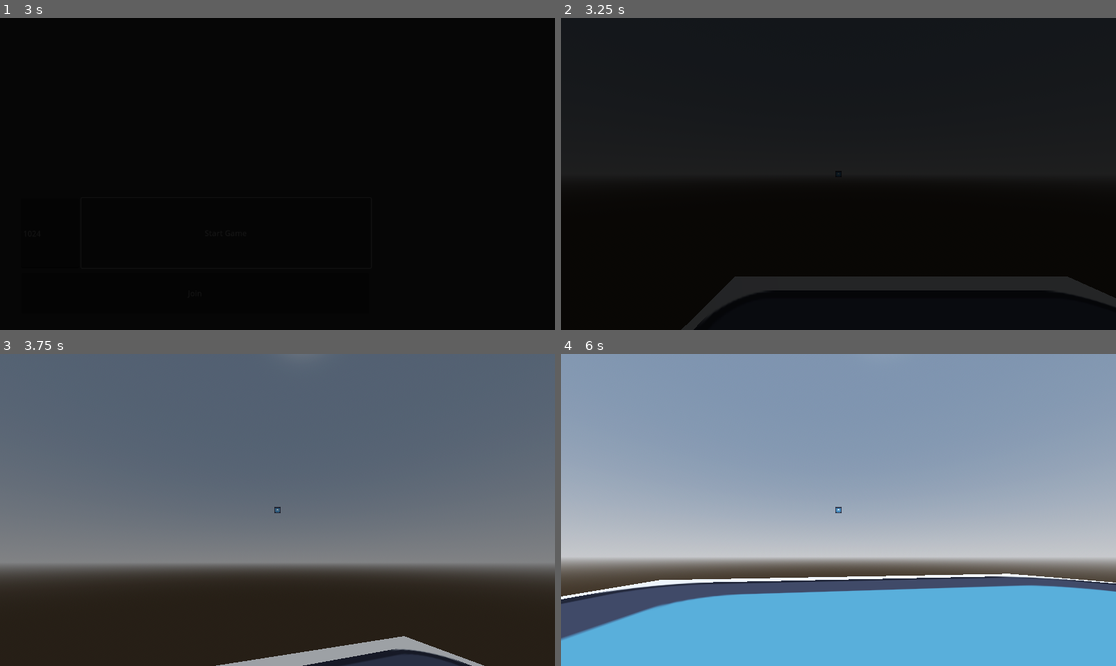
Above: before the commit, frames 1-4 (two rows, left to right).
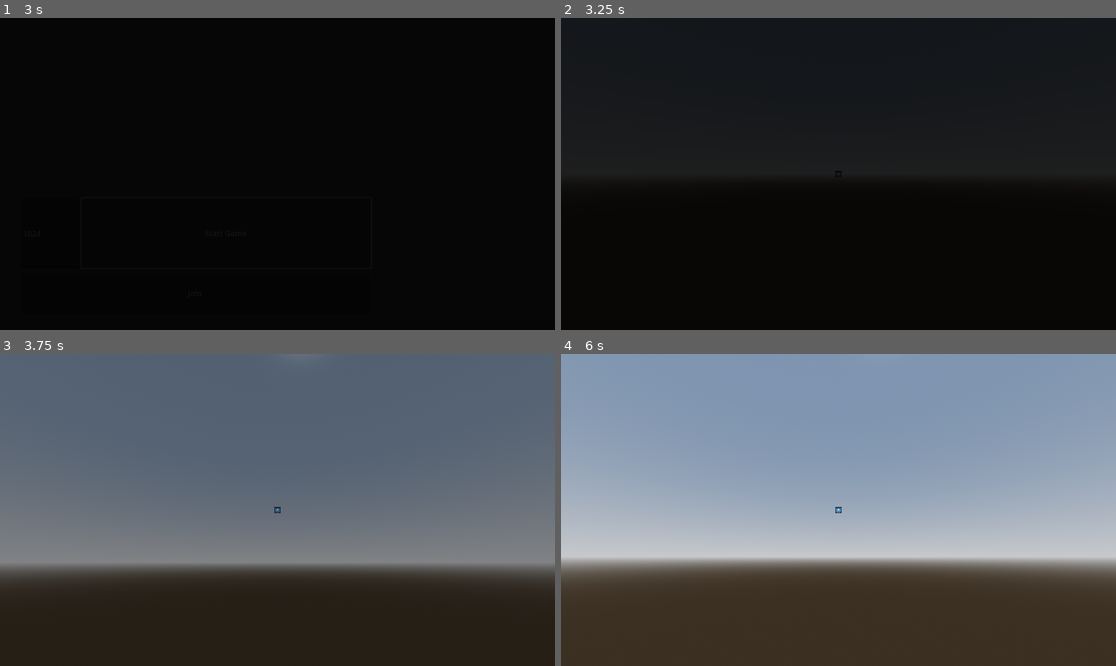
Above: after the commit, the same moments.

Repository: Riyan123410/Hi
Game: Godot game, scene res://scenes/sceneSwitcher.tscn
Two runs of this game, one before a commit and one after it. Both use one fixed random seed, a clock stepped at 60 frames per second and the inputs below. The engine's default icon, where the game draws it, is replaced by a stand-in: a white triangle on a blue panel in a dark square.
Inputs (mouse positions are in pixels of both pictures, inside the frame that each line leads up to):
- Up to frame 1 (3 s): click "Join" at 0.5 s; click "Host" at 1.25 s; click "Start Game" at 2 s; click "Start Game" at 2.75 s
- Up to frame 2 (3.25 s): no input
- Up to frame 3 (3.75 s): move the mouse to (305, 510) at 3.52 s; hold W (forward) from 3.53 s (still down); tap E (interact) at 3.6 s
- Up to frame 4 (6 s): keep holding W (forward); tap Space (jump) at 3.77, 4.52 s; move the mouse to (810, 510) at 4.27 s; tap E (interact) at 4.35, 5.1, 5.85 s; move the mouse to (849, 503) at 5.02 s; tap Enter at 5.75 s; move the mouse to (832, 516) at 5.77 s

Frame 1 is identical in both runs. In frame 2, 3.5% of the frame differs, in the area x 21-100%, y 82-100%; in frame 3, 1.9%; in frame 4, 28%, in the area x 0-100%, y 70-100%.

Commit message:
asteroiiidddd

Diff:
--- /dev/null
+++ b/src/SpaceGame/scenes/objects/obstacles/asteroids/asteroid.tscn
@@ -0,0 +1,21 @@
+[gd_scene load_steps=5 format=3 uid="uid://dc1np3hc0r3bi"]
+
+[ext_resource type="Script" uid="uid://d0foekfmr6cqx" path="res://scripts/obstacles/asteroid.gd" id="1_67mg7"]
+
+[sub_resource type="StandardMaterial3D" id="StandardMaterial3D_dy5ot"]
+albedo_color = Color(0.19607843, 0.19607843, 0.19607843, 1)
+
+[sub_resource type="SphereMesh" id="SphereMesh_67mg7"]
+material = SubResource("StandardMaterial3D_dy5ot")
+
+[sub_resource type="BoxShape3D" id="BoxShape3D_8xtf1"]
+size = Vector3(1.2194014, 1.1442418, 1.3161411)
+
+[node name="MeshInstance3D" type="MeshInstance3D"]
+mesh = SubResource("SphereMesh_67mg7")
+script = ExtResource("1_67mg7")
+
+[node name="Area3D" type="Area3D" parent="."]
+
+[node name="CollisionShape3D" type="CollisionShape3D" parent="Area3D"]
+shape = SubResource("BoxShape3D_8xtf1")
--- a/src/SpaceGame/scenes/objects/spaceShip/spaceShip.tscn
+++ b/src/SpaceGame/scenes/objects/spaceShip/spaceShip.tscn
@@ -13,6 +13,18 @@
 
 [sub_resource type="CylinderMesh" id="CylinderMesh_ad726"]
 material = SubResource("StandardMaterial3D_mo5ks")
+
+[sub_resource type="SceneReplicationConfig" id="SceneReplicationConfig_4ijwy"]
+properties/0/path = NodePath(".:rotation")
+properties/0/spawn = true
+properties/0/replication_mode = 1
+properties/1/path = NodePath(".:position")
+properties/1/spawn = true
+properties/1/replication_mode = 1
+
+[sub_resource type="CylinderShape3D" id="CylinderShape3D_4ijwy"]
+height = 2.677246
+radius = 3.1542969
 
 [node name="SpaceShip" type="Node3D" node_paths=PackedStringArray("steering", "shipSpeed")]
 script = ExtResource("1_aoyv4")
@@ -35,3 +47,12 @@
 
 [node name="SpaceShipSpeed" parent="." instance=ExtResource("3_4ijwy")]
 transform = Transform3D(1, 0, 0, 0, 1, 0, 0, 0, 1, 1.044942, 0.11053276, -1.89296)
+
+[node name="MultiplayerSynchronizer" type="MultiplayerSynchronizer" parent="."]
+replication_config = SubResource("SceneReplicationConfig_4ijwy")
+
+[node name="Area3D" type="Area3D" parent="."]
+
+[node name="CollisionShape3D" type="CollisionShape3D" parent="Area3D"]
+transform = Transform3D(1, 0, 0, 0, 1, 0, 0, 0, 1, 0, 0.33862305, 0)
+shape = SubResource("CylinderShape3D_4ijwy")
--- a/src/SpaceGame/scenes/player/player.tscn
+++ b/src/SpaceGame/scenes/player/player.tscn
@@ -38,7 +38,7 @@
 transform = Transform3D(1, 0, 0, 0, 1, 0, 0, 0, 1, 0, -0.008519888, -0.1752395)
 
 [node name="RayCast3D" type="RayCast3D" parent="player3D/Head"]
-transform = Transform3D(1, 0, 0, 0, -5.2332062e-08, -0.9999998, 0, 1.1972181, -4.3711378e-08, 0, -0.1498363, -0.40377474)
+transform = Transform3D(1, 0, 0, 0, -8.032675e-08, -0.99999976, 0, 1.837662, -4.3711374e-08, 0, -0.1498363, -0.40377474)
 
 [node name="MeshInstance3D" type="MeshInstance3D" parent="player3D"]
 mesh = SubResource("CapsuleMesh_qhqgy")
--- a/src/SpaceGame/scenes/worlds/game.tscn
+++ b/src/SpaceGame/scenes/worlds/game.tscn
@@ -1,10 +1,11 @@
-[gd_scene load_steps=9 format=3 uid="uid://dc8u5st0v7cuc"]
+[gd_scene load_steps=10 format=3 uid="uid://dc8u5st0v7cuc"]
 
 [ext_resource type="Script" uid="uid://dl2tp02e3ni50" path="res://scripts/sceneScripts/multiplayerSetup.gd" id="1_sxdjj"]
 [ext_resource type="PackedScene" uid="uid://dlamcauoiqauo" path="res://scenes/player/player.tscn" id="2_3wcec"]
 [ext_resource type="PackedScene" uid="uid://b6irrne6g174s" path="res://scenes/objects/button.tscn" id="3_3wcec"]
 [ext_resource type="PackedScene" uid="uid://dvymktxc782ww" path="res://scenes/objects/spaceShip/spaceShip.tscn" id="4_d4ef8"]
 [ext_resource type="Texture2D" uid="uid://1d7eexj3bkmg" path="res://icon.svg" id="4_pah46"]
+[ext_resource type="Script" uid="uid://d14hi38r3kvkl" path="res://scripts/obstacles/asteroidSpawner.gd" id="6_a0dhw"]
 
 [sub_resource type="ProceduralSkyMaterial" id="ProceduralSkyMaterial_nn8y0"]
 
@@ -24,24 +25,17 @@
 
 [node name="stage" type="Node3D" parent="."]
 
-[node name="Button" parent="stage" instance=ExtResource("3_3wcec")]
-transform = Transform3D(1, 0, 0, 0, 1, 0, 0, 0, 1, -4.839715, -7.8236556, 3.178783)
-
-[node name="CSGBox3D" type="CSGBox3D" parent="stage"]
-transform = Transform3D(1, 0, 0, 0, 1, 0, 0, 0, 1, 1.704916, -8.592035, 1.6402245)
-use_collision = true
-size = Vector3(34.300354, 1, 39.535004)
-
 [node name="SpaceShip" parent="stage" instance=ExtResource("4_d4ef8")]
-transform = Transform3D(1, 0, 0, 0, 1, 0, 0, 0, 1, -4.7717953, -7.9577327, 2.9730215)
 
 [node name="MultiplayerSpawner" type="MultiplayerSpawner" parent="stage/SpaceShip"]
 _spawnable_scenes = PackedStringArray("uid://dlamcauoiqauo")
 spawn_path = NodePath("..")
 
-[node name="Sprite3D" type="Sprite3D" parent="stage"]
-transform = Transform3D(25.302582, 0, 0, 0, 0, 1.0000001, 0, 28.448067, 0, 1.5833242, -8.080357, 2.5903287)
-texture = ExtResource("4_pah46")
+[node name="Button" parent="stage/SpaceShip" instance=ExtResource("3_3wcec")]
+transform = Transform3D(1, 0, 0, 0, 1, 0, 0, 0, 1, -0.06791973, 0.13407707, 0.20576143)
+
+[node name="asteroidSpawner" type="Node3D" parent="stage"]
+script = ExtResource("6_a0dhw")
 
 [node name="envrionment" type="Node3D" parent="."]
 
--- a/src/SpaceGame/scripts/interactables/gameSetupButton.gd
+++ b/src/SpaceGame/scripts/interactables/gameSetupButton.gd
@@ -6,10 +6,10 @@
 func _ready() -> void:
 	sceneSwitcher = $"/root/sceneSwitcher"
 
-func interactAction(player):
+func interactAction(player : CharacterBody3D):
 	var gameSetupWindowInstance = gameSetupWindow.instantiate()
 	sceneSwitcher.add_child(gameSetupWindowInstance)
-	player._setMovement(false)
+	player._setPause(false)
 	rpc("RPCdelete")
 
 @rpc("any_peer", "call_local")
--- a/src/SpaceGame/scripts/interactables/shipSpeed.gd
+++ b/src/SpaceGame/scripts/interactables/shipSpeed.gd
@@ -1,10 +1,16 @@
 extends interactable
 
-var isMoving = false
+var player = null
 
-func interactAction(_player):
-	isMoving = true
+func interactAction(_player : CharacterBody3D):
+	if !usingControl:
+		player = _player
+		player.enableMovement = false
+		usingControlLocal = true
+		rpc("RPCusingControlTrue")
 
 func _process(_delta: float) -> void:
-	if Input.is_action_just_released("interact"):
-		isMoving = false
+	if usingControlLocal and Input.is_action_just_released("interact"):
+		player.enableMovement = true
+		usingControlLocal = false
+		rpc("RPCusingControlFalse")
--- a/src/SpaceGame/scripts/interactables/steeringWheel.gd
+++ b/src/SpaceGame/scripts/interactables/steeringWheel.gd
@@ -1,10 +1,11 @@
 extends interactable
 
-var isSteering = false
-
-func interactAction(player):
-	isSteering = !isSteering
-	if isSteering:
-		player._setMovement(false)
-	else:
-		player._setMovement(true)
+func interactAction(_player : CharacterBody3D):
+	if !usingControl:
+		_player.enableMovement = false
+		usingControlLocal = true
+		rpc("RPCusingControlTrue")
+	elif usingControlLocal:
+		_player.enableMovement = true
+		usingControlLocal = false
+		rpc("RPCusingControlFalse")
--- /dev/null
+++ b/src/SpaceGame/scripts/obstacles/asteroid.gd
@@ -0,0 +1,60 @@
+class_name Asteroid extends MeshInstance3D
+
+var sceneSwitcher = null
+var tween:Tween
+
+var radius = 1000
+
+func _ready() -> void:
+	sceneSwitcher = $"/root/sceneSwitcher"
+
+	await get_tree().process_frame
+	if global_position.distance_squared_to(Vector3(3850, 3850, 3850)) < radius * radius:
+		var mat = self.get_active_material(0)
+		if mat:
+			mat = mat.duplicate()
+			self.set_surface_override_material(0, mat)
+			mat.albedo_color = Color(1, 0, 0)
+
+func swell_in(target_scale:float) -> void:
+	# Asteroids appear very small and tween their scale up
+	# to full size, so it's less noticeable when distant
+	# asteroids appear out of nowhere.
+	tween = create_tween()
+	tween.tween_property(self, 'scale',
+		Vector3(target_scale, target_scale, target_scale),
+		5.0) # 5 seconds
+
+func shrink_out() -> void:
+	# Asteroids shirink down to scale 1 before self deleting
+	# to make it look better when the asteroid is getting removed,
+	# in case the player is looking.
+	if tween:
+		tween.kill()
+	# Shrink down then queue free
+	tween = create_tween()
+	tween.tween_property(self, 'scale',
+		Vector3(1.0, 1.0, 1.0),
+		5.0) # 5 seconds
+	await tween.finished
+	queue_free()
+
+
+
+
+
+
+
+
+
+
+
+#extends Node
+#
+#var cubeSize = 20
+#
+## Called when the node enters the scene tree for the first time.
+#func _ready() -> void:
+	#var obstacle = get_parent()
+	#if abs(obstacle.position.x) < cubeSize and abs(obstacle.position.y) < cubeSize and abs(obstacle.position.z) < cubeSize:
+		#obstacle.queue_free()
--- /dev/null
+++ b/src/SpaceGame/scripts/obstacles/asteroidSpawner.gd
@@ -0,0 +1,202 @@
+class_name AsteroidField extends Node3D
+
+var asteroids = [
+	preload("res://scenes/objects/obstacles/asteroids/asteroid.tscn")
+	]
+
+var player = null
+
+const RADIUS:int = 5 # The grid "radius." aka: Half the number of grid cells minus 1. Use an odd number so that a middle exists.
+var WIDTH := 2*RADIUS+1 # Width (in cells) of the cube
+const GRID_SIZE:int = 700 # Width in meters of a sub-cube DEFAULT: 800
+const DENSITY:float = 0.4 # percentage of grid cells containing asteroids DEFAULT: 8%
+const MIN_SCALE:float = 5.0 # Minimum scale of the asteroids DEFAULT: 50
+const MAX_SCALE:float = 500.0 # Maximum scale of the asteroids DEFAULT: 1200
+
+var asteroid_array:Array # Array of asteroids in each cell (if any).
+var position_array:Array # Array of positions at the center of each cell.
+var center := Vector3i.ZERO # Possibly previous (or current) cell index of the player
+var player_center := Vector3i.ZERO # Current cell index of the player
+
+# This function is used instead of the _ready function
+# because the Global player reference needs to be set before the
+# asteroid field, since the player is referenced in this function.
+func generate_field(playerInput) -> void:
+	player = playerInput
+	# Center the player in the middle of the asteroid field.
+	# If the radius is 1 then there will be a 3x3 cube of asteroids
+	# around the player. The player is then positioned at
+	# (RADIUS+0.5) * GRID_SIZE
+	# RADIUS is 1 and index 1 is in the center of 0,1,2
+	# Add 0.5 and mult by GRID_SIZE to be in the global position center.
+	player.global_position = Vector3(RADIUS+0.5, RADIUS+0.5, RADIUS+0.5) * GRID_SIZE
+	# You MUST use floor here, otherwise the player can become
+	# off center, because when integer division rounds "down"
+	# everything from -0.999 to 0.999 becomes zero, but that
+	# is a nearly 2-wide space, whereas the distance between
+	# every other pair of integers is 1.
+	player_center= Vector3i(floor(player.global_position/GRID_SIZE))
+	center = Vector3i(player_center)
+	#print('Player global pos: '+str(Global.player.global_position))
+	#print('Player center: '+str(player_center))
+	#print('center: '+str(center))
+
+	# Random seed for consistency, but also make sure to choose
+	# a seed and DENSITY such that an asteroid never spawns
+	# at the same position as the player.
+	seed(83833)
+	# Create the cube of asteroids around the player
+	var pos:Vector3
+	for i in WIDTH:
+		var matrix:=Array()
+		var matrix2:=Array()
+		for j in WIDTH:
+			var row:=Array()
+			var row2:=Array()
+			for k in WIDTH:
+				pos = Vector3(i+0.5,j+0.5,k+0.5) * GRID_SIZE
+				row.push_back(create_asteroid(pos, false))
+				row2.push_back(pos)
+			matrix.push_back(row)
+			matrix2.push_back(row2)
+		asteroid_array.push_back(matrix)
+		position_array.push_back(matrix2)
+	#print('asteroid array dimensions')
+	#print(asteroid_array.size())
+	#print(asteroid_array[0].size())
+	#print(asteroid_array[0][0].size())
+	#print('=====================================')
+
+
+# Randomly create an asteroid (or not) at the given position.
+# Returns the new asteroid or null.
+func create_asteroid(pos:Vector3, grow_in:=true) -> Asteroid:
+	if randf() > DENSITY:
+		return null
+	# Otherwise, create an asteroid
+	var a = asteroids.pick_random()
+	a = a.instantiate()
+	add_child(a)
+	# Position the asteroid
+	a.global_position = pos
+	#print('    creating asteroid at '+str(a.global_position))
+	# Randomize scale
+	var temp_scale:float = randf_range(MIN_SCALE,MAX_SCALE)
+	# Randomize rotation
+	var rot_x = randf_range(0, TAU)
+	var rot_y = randf_range(0, TAU)
+	var rot_z = randf_range(0, TAU)
+	a.rotation = Vector3(rot_x, rot_y, rot_z)
+	# Randomize position, but keep the asteroid within the cell
+	var amount := GRID_SIZE/2.0 - temp_scale + 1
+	var pos_x = randf_range(-amount, amount)
+	var pos_y = randf_range(-amount, amount)
+	var pos_z = randf_range(-amount, amount)
+	a.global_position += Vector3(pos_x, pos_y, pos_z)
+	# Grow from small to full size...
+	if grow_in:
+		a.swell_in(temp_scale)
+	else: # ...or appear instantly at full size
+		a.scale = Vector3(temp_scale, temp_scale, temp_scale)
+	return a
+
+
+func _process(_delta: float) -> void:
+	if player == null:
+		return
+	# Update player center
+	# You MUST use floor here, otherwise the player can become
+	# off center, because when integer division rounds "down"
+	# everything from -0.999 to 0.999 becomes zero, but that
+	# is a nearly 2-wide space, whereas the distance between
+	# every other pair of integers is 1.
+	player_center = Vector3i(floor(player.global_position/GRID_SIZE))
+	# If center and player_center are still the same, don't do anyering
+	if center == player_center: return
+	# Otherwise, get the difference vector
+	var diff:Vector3i = player_center - center
+	#print('\nPlayer was in cell '+str(center)+' but is now in '+str(player_center)+' at global position '+str(Global.player.global_position))
+	#print('was in grid cell '+str(wrap_index(center.x))+', '+str(wrap_index(center.y))+', '+str(wrap_index(center.z)))
+	#print('now in grid cell '+str(wrap_index(player_center.x))+', '+str(wrap_index(player_center.y))+', '+str(wrap_index(player_center.z)))
+	# Update one x, y, or z slice per frame. You could do them
+	# all in one frame, but amortizing spreads out the load
+	# to a small degree.
+	if diff.x != 0:
+		#if abs(diff.x) != 1: push_error('diff x not equal to 1')
+		#print('    x update '+str(diff))
+		update_x(diff.x)
+		center.x = player_center.x # Update the center
+	elif diff.y != 0:
+		#if abs(diff.y) != 1: push_error('diff y not equal to 1')
+		#print('    y update '+str(diff))
+		update_y(diff.y)
+		center.y = player_center.y # Update the center
+	elif diff.z != 0:
+		#if abs(diff.z) != 1: push_error('diff z not equal to 1')
+		#print('    z update '+str(diff))
+		update_z(diff.z)
+		center.z = player_center.z # Update the center
+	else:
+		push_error('ERROR in asteroid_field.gd _process')
+
+
+# Wrap the index to be a valid index into the cube of asteroids.
+func wrap_index(index:int) -> int:
+	while index < 0:
+		index += WIDTH
+	return index % WIDTH
+
+
+func update_x(x_diff:int) -> void:
+	# Get the row, column, or page of the asteroid_array
+	# that needs to be updated
+	var slice_to_update:int = wrap_index(center.x - x_diff*RADIUS)
+	# Update all asteroids in that slice
+	#print('    replacing asteroids in '+str(slice_to_update)+', *, *')
+	for y in WIDTH:
+		for z in WIDTH:
+			# If there's an asteroid in the old position, remove it.
+			if asteroid_array[slice_to_update][y][z]:
+				#print('    removing asteroid at '+str(backup_pos))
+				asteroid_array[slice_to_update][y][z].shrink_out()
+				asteroid_array[slice_to_update][y][z] = null
+			# Update position array
+			position_array[slice_to_update][y][z].x = (center.x + x_diff*(RADIUS+1) + .5) * GRID_SIZE
+			# Update asteroid array
+			asteroid_array[slice_to_update][y][z] = create_asteroid(position_array[slice_to_update][y][z])
+
+func update_y(y_diff:int) -> void:
+	# Get the row, column, or page of the asteroid_array
+	# that needs to be updated
+	var slice_to_update:int = wrap_index(center.y - y_diff*RADIUS)
+	# Update all asteroids in that slice
+	#print('    replacing asteroids in *, '+str(slice_to_update)+', *')
+	for x in WIDTH:
+		for z in WIDTH:
+			# If there's an asteroid in the old position, remove it.
+			if asteroid_array[x][slice_to_update][z]:
+				#print('    removing asteroid at '+str(backup_pos))
+				asteroid_array[x][slice_to_update][z].queue_free()
+				asteroid_array[x][slice_to_update][z] = null
+			# Update position array
+			position_array[x][slice_to_update][z].y = (center.y + y_diff*(RADIUS+1) + .5) * GRID_SIZE
+			# Update asteroid array
+			asteroid_array[x][slice_to_update][z] = create_asteroid(position_array[x][slice_to_update][z])
+
+func update_z(z_diff:int) -> void:
+	# Get the row, column, or page of the asteroid_array
+	# that needs to be updated
+	var slice_to_update:int = wrap_index(center.z - z_diff*RADIUS)
+	# Update all asteroids in that slice
+	#print('    replacing asteroids in *, *, '+str(slice_to_update))
+	for x in WIDTH:
+		for y in WIDTH:
+			# If there's an asteroid in the old position, remove it.
+			if asteroid_array[x][y][slice_to_update]:
+				#print('    removing asteroid at '+str(backup_pos))
+				asteroid_array[x][y][slice_to_update].queue_free()
+				asteroid_array[x][y][slice_to_update] = null
+			# Update position array
+			position_array[x][y][slice_to_update].z = (center.z + z_diff*(RADIUS+1) + .5) * GRID_SIZE
+			# Update asteroid array
+			asteroid_array[x][y][slice_to_update] = create_asteroid(position_array[x][y][slice_to_update])
--- a/src/SpaceGame/scripts/player/interaction/interactable.gd
+++ b/src/SpaceGame/scripts/player/interaction/interactable.gd
@@ -1,5 +1,16 @@
 class_name interactable
 extends Node
 
-func interactAction(_player):
-	print(self)
+var usingControl = false
+var usingControlLocal = false
+
+func interactAction(_player : CharacterBody3D):
+	print("default interact")
+
+@rpc("any_peer", "call_local",)
+func RPCusingControlTrue():
+	usingControl = true
+
+@rpc("any_peer", "call_local")
+func RPCusingControlFalse():
+	usingControl = false
--- a/src/SpaceGame/scripts/player/player3D.gd
+++ b/src/SpaceGame/scripts/player/player3D.gd
@@ -1,7 +1,7 @@
 extends CharacterBody3D
 
 # ===== Movement variables =====
-@export var speed = 5.0
+@export var speed = 2.0
 @export var jumpVelocity = 4.5
 @export var acceleration = 4.0
 @export var airAcceleration = 1.0
@@ -28,14 +28,16 @@
 
 func _ready():
 	sendStartSignal = $"/root/sceneSwitcher/startGameSignal"
-	sendStartSignal.connect("startGame", Callable(self, "_setMovement").bind(true))
+	sendStartSignal.connect("startGame", Callable(self, "_setPause").bind(true))
 	self.visible = !is_multiplayer_authority()
 
 	Input.mouse_mode = Input.MOUSE_MODE_CAPTURED
 	camera.current = is_multiplayer_authority()
 
-	velocity = Vector3.ZERO
-	self.position = Vector3(0, 10, 0)
+	if is_multiplayer_authority():
+		self.position = Vector3(0, 10, 0)
+		velocity = Vector3.ZERO
+
 
 # ===== Mouse input =====
 func _unhandled_input(event) -> void:
@@ -47,9 +49,13 @@
 # ===== Movement =====
 func _physics_process(delta: float) -> void:
 	if Input.is_action_just_pressed("pause"):
-		_setMovement(!enableMovement)
+		Input.mouse_mode = Input.MOUSE_MODE_VISIBLE
 
-	if !is_multiplayer_authority() or !enableMovement:
+	if !is_multiplayer_authority():
+		return
+	if !enableMovement:
+		velocity = Vector3.ZERO
+		move_and_slide()
 		return
 
 	# Gravity
@@ -86,6 +92,9 @@
 
 # ===== Interaction =====
 func _process(_delta: float) -> void:
+	if !is_multiplayer_authority():
+		return
+
 	if Input.is_action_just_pressed("interact"):
 		lookAt = interactTrace.get_collider()
 		if lookAt != null:
@@ -94,8 +103,8 @@
 				lookAt.interactAction(self)
 
 # ===== Enable/Disable Movement =====
-func _setMovement(setMovement):
-	if (setMovement):
+func _setPause(setPause : bool):
+	if (setPause):
 		enableMovement = true
 		Input.mouse_mode = Input.MOUSE_MODE_CAPTURED
 	else:
--- a/src/SpaceGame/scripts/sceneScripts/mainMenu.gd
+++ b/src/SpaceGame/scripts/sceneScripts/mainMenu.gd
@@ -39,12 +39,12 @@
 	setHostButtonVisibility(true)
 	setJoinButtonVisibility(false)
 
-func setJoinButtonVisibility(show):
+func setJoinButtonVisibility(show : bool):
 	joinlobbyButton.visible = !show
 	textIP.visible = show
 	joinButton.visible = show
 	textPort.visible = show
-func setHostButtonVisibility(show):
+func setHostButtonVisibility(show : bool):
 	hostLobbyButton.visible = !show
 	hostButton.visible = show
 	textPortHost.visible = show
--- a/src/SpaceGame/scripts/sceneScripts/spaceShip.gd
+++ b/src/SpaceGame/scripts/sceneScripts/spaceShip.gd
@@ -8,43 +8,50 @@
 
 # steering
 var direction = 0
-var tilt = 0
 var steeringSpeed = 0.5
 
 # movemnt
-var speed = 3
+var speed = 10
 var moveDir = 0
 var acceleration = 0
+var maxAcc = 500
 
 func _ready():
 	sendStartSignal = $"/root/sceneSwitcher/startGameSignal"
 	sendStartSignal.connect("startGame", Callable(self, "start"))
 
 func _physics_process(delta: float) -> void:
-	if !begin:
+	if !begin: # or !multiplayer.is_server()
 		return
-	if steering.isSteering:
-		steer(delta)
 
-	if shipSpeed.isMoving:
-		move(delta, 1)
-	else:
-		move(delta, -1)
+	if !shipSpeed.usingControl:
+		rpc("move", delta, -1)
+	elif shipSpeed.usingControlLocal:
+		rpc("move", delta, 1)
+
+	if steering.usingControlLocal:
+		# inputs
+		direction = int(Input.is_action_pressed("left")) - int(Input.is_action_pressed("right"))
+		# rpc
+		rpc("steer", direction, delta)
 
 func start():
 	begin = true
+	var asteroidSpawner = $"/root/sceneSwitcher/world/stage/asteroidSpawner"
+	asteroidSpawner.generate_field(self)
 
-func steer(delta):
-	# inputs
-	direction = int(Input.is_action_pressed("left")) - int(Input.is_action_pressed("right"))
-	tilt = int(Input.is_action_pressed("forward")) - int(Input.is_action_pressed("backward"))
+@rpc("any_peer", "call_local")
+func steer(directionLocal : int, delta : float):
+	# rotate
+	self.rotation.y += directionLocal * steeringSpeed * delta
 
-	self.rotation.y += direction * steeringSpeed * delta
-	self.rotation.x += tilt * steeringSpeed * delta
-	self.rotation.x = clamp(self.rotation.x, -0.5, 0.5)
+@rpc("any_peer", "call_local")
+func move(delta : float, dir : int):
+	# move forward
+	moveDir = -self.transform.basis.z  # Node’s forward in world space
+	acceleration = clamp(acceleration + (speed * delta * dir), 1, maxAcc)
+	self.position += moveDir * acceleration * delta
 
-# move relative
-func move(delta, dir):
-	moveDir = -self.transform.basis.z  # Node’s forward in world space
-	acceleration = clamp(acceleration + (speed * delta * dir), 0, 15)
-	self.position += moveDir * acceleration * delta
+	# tilt
+	self.rotation.x += dir * steeringSpeed * delta
+	self.rotation.x = clamp(self.rotation.x, -0.2, 0.5)
--- a/src/SpaceGame/scripts/sceneScripts/startGameSignal.gd
+++ b/src/SpaceGame/scripts/sceneScripts/startGameSignal.gd
@@ -3,4 +3,9 @@
 signal startGame()
 
 func start():
+	rpc("RPCsignal")
+
+
+@rpc("any_peer", "call_local")
+func RPCsignal():
 	emit_signal("startGame")
Not shown: 1 places in src/SpaceGame/scenes/objects/spaceShip/spaceShip.tscn that only renumber resources
Not shown, added: src/SpaceGame/scripts/obstacles/asteroid.gd.uid
Not shown, added: src/SpaceGame/scripts/obstacles/asteroidSpawner.gd.uid
